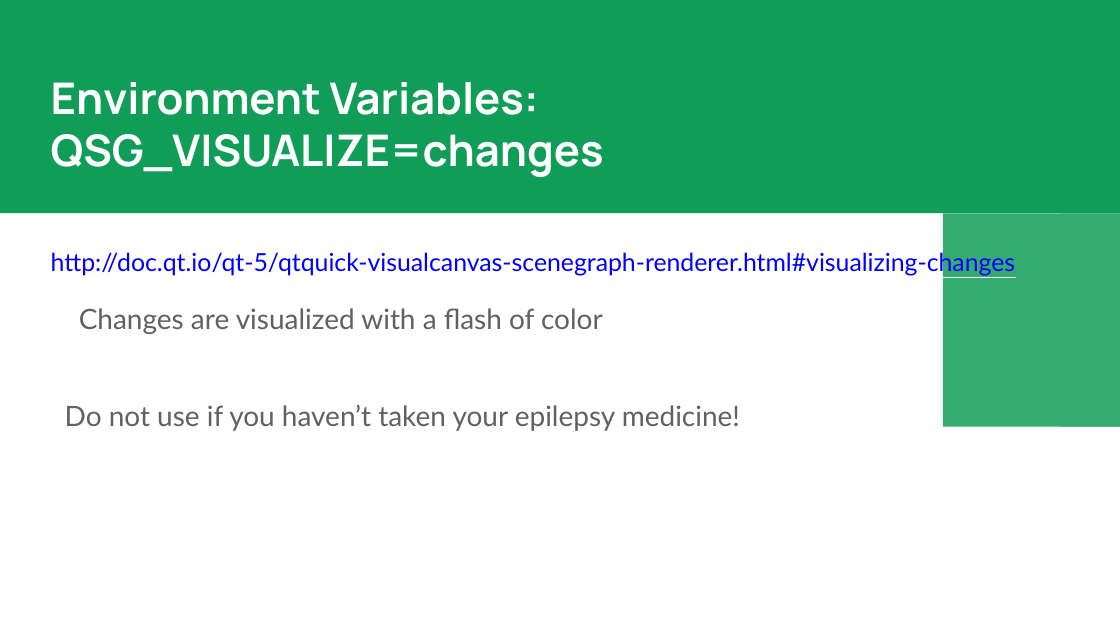
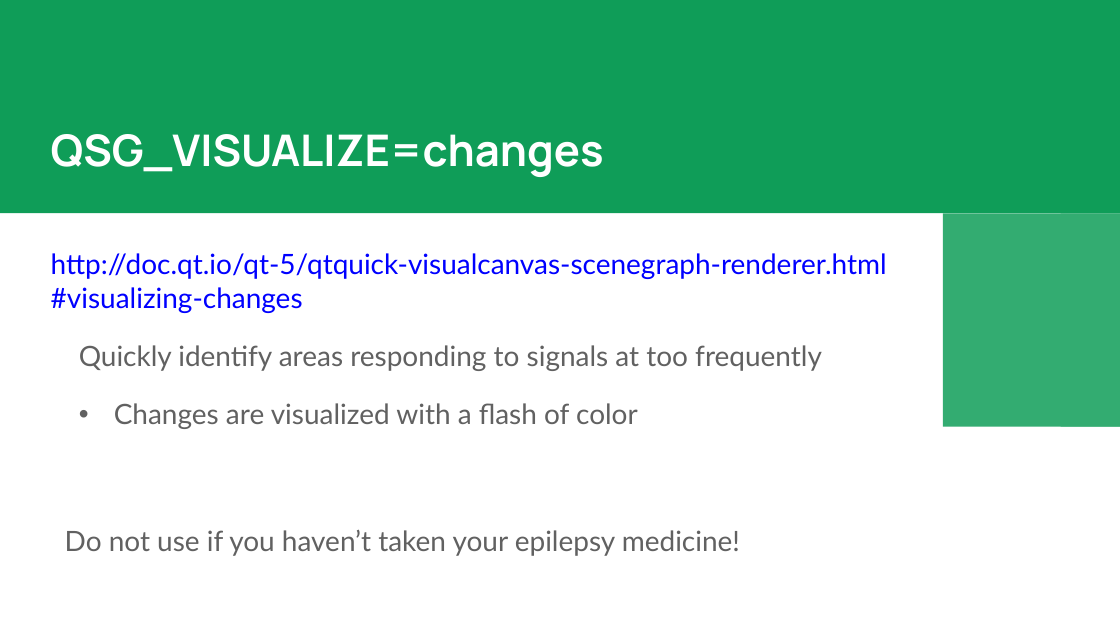
Before and after one commit to ocqt/2017-07-Profiling-QML, a slide deck: slide 8 of Profiling QML.pptx (slide 7 before the commit). Drawn at 1120x630 pixels with LibreOffice and Linux fonts; fonts in the diff are those of the drawing. Boxes give left, top, right and bottom in pixels: in the first picture for what was removed or moved away, otherwise in the second. Text is boxed around its words. In the diff, an @@ line names an element or a change of style, - is before the commit and + after.

```diff
--- a/Profiling QML.pptx
+++ b/Profiling QML.pptx
@@ text at (x1=51, y1=134, x2=604, y2=177): text changed @@
-Environment Variables:
-QSG_VISUALIZE=changes
+QSG_VISUALIZE=changes
@@ text at (x1=51, y1=253, x2=887, y2=371): text changed; size 16 to 18 pt @@
-http://doc.qt.io/qt-5/qtquick-visualcanvas-scenegraph-renderer.html#visualizing-changes
+http://doc.qt.io/qt-5/qtquick-visualcanvas-scenegraph-renderer.html
+#visualizing-changes
+Quickly identify areas responding to signals at too frequently
@@ text at (x1=114, y1=403, x2=638, y2=429): bullet none to • @@
```
Also in this commit, not shown: 6 other slides changed, 3 slides added, 1 slide removed, 2 other files.
